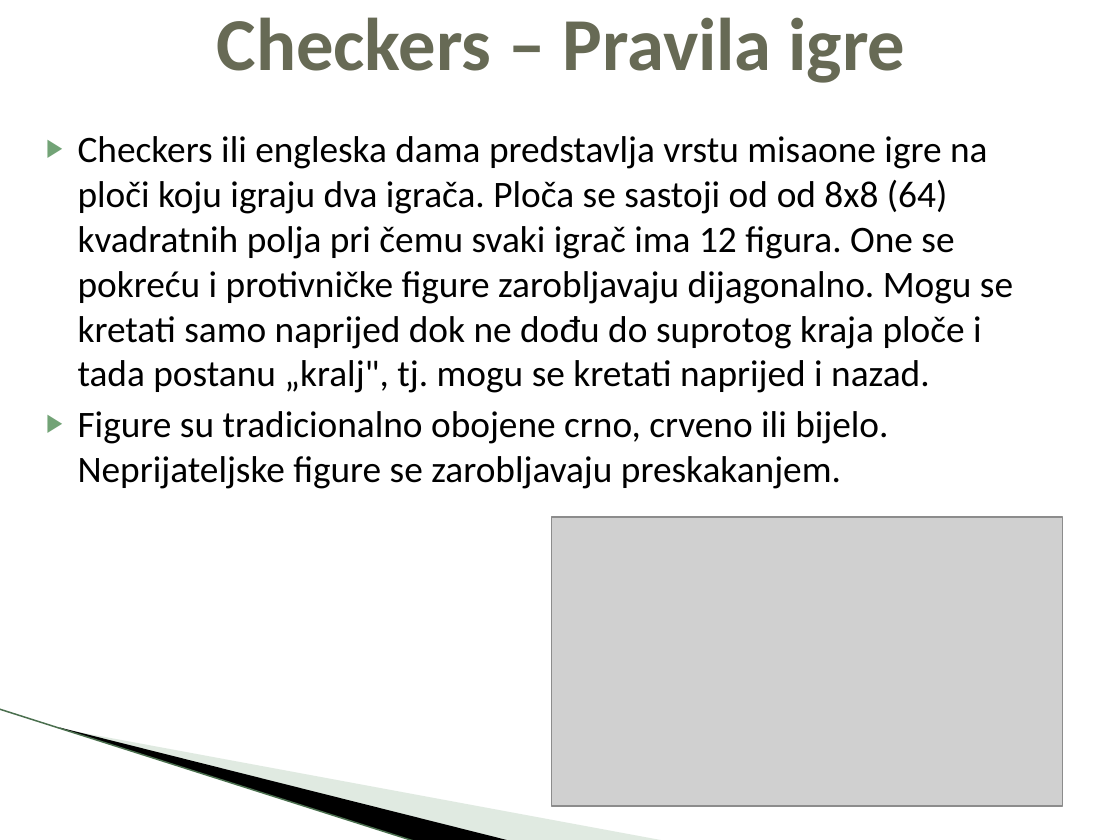
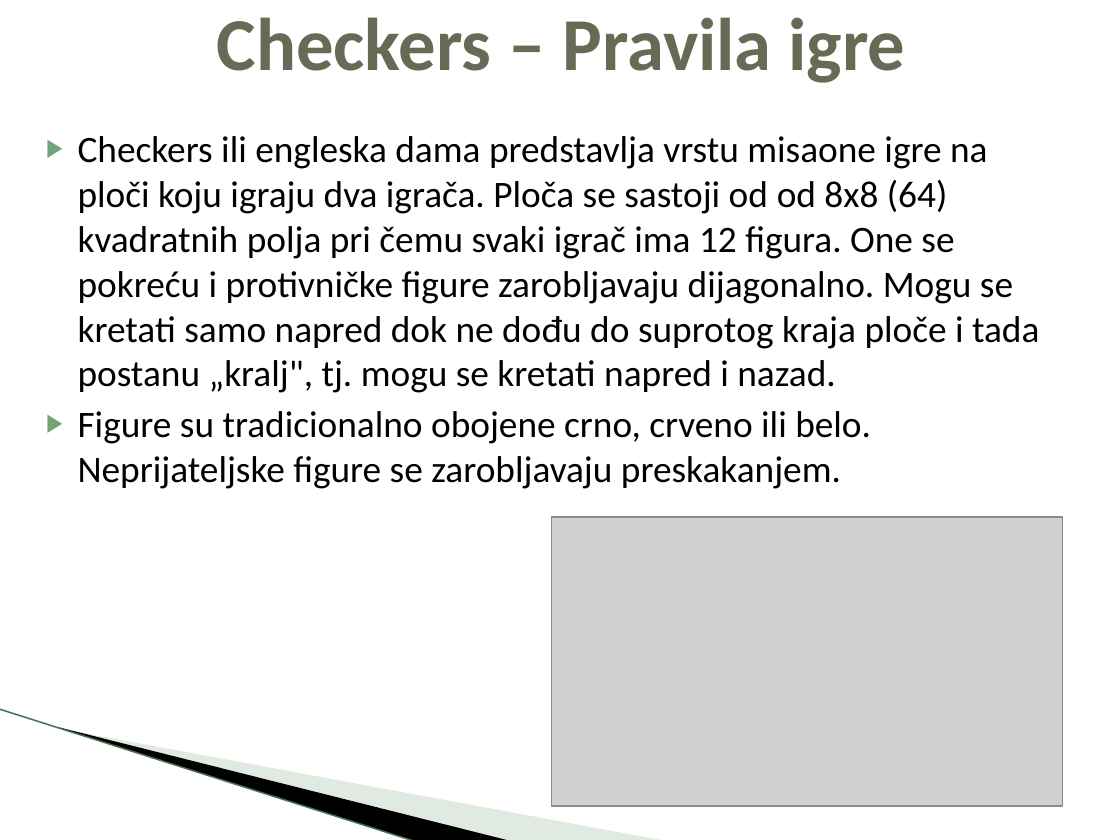
Before and after one commit to boimw/checkers, a slide deck: slide 2 of Projekat-Checkers.pptx. Drawn at 1120x840 pixels with LibreOffice and Linux fonts; fonts in the diff are those of the drawing; grey boxes stand for pictures; background and template pictures are left out. Boxes give left, top, right and bottom in pixels: in the first picture for what was removed or moved away, otherwise in the second. Text is boxed around its words. In the diff, an @@ line names an element or a change of style, - is before the commit and + after.

```diff
--- a/Projekat-Checkers.pptx
+++ b/Projekat-Checkers.pptx
@@ text at bbox=[78, 136, 1039, 489]: text changed @@
-▶ Checkers ili engleska dama predstavlja vrstu misaone igre na ploči koju igraju dva igrača. Ploča se sastoji od od 8x8 (64) kvadratnih polja pri čemu svaki igrač ima 12 figura. One se pokreću i protivničke figure zarobljavaju dijagonalno. Mogu se kretati samo naprijed dok ne dođu do suprotog kraja ploče i tada postanu „kralj", tj. mogu se kretati naprijed i nazad.
-▶ Figure su tradicionalno obojene crno, crveno ili bijelo. Neprijateljske figure se zarobljavaju preskakanjem.
+▶ Checkers ili engleska dama predstavlja vrstu misaone igre na ploči koju igraju dva igrača. Ploča se sastoji od od 8x8 (64) kvadratnih polja pri čemu svaki igrač ima 12 figura. One se pokreću i protivničke figure zarobljavaju dijagonalno. Mogu se kretati samo napred dok ne dođu do suprotog kraja ploče i tada postanu „kralj", tj. mogu se kretati napred i nazad.
+▶ Figure su tradicionalno obojene crno, crveno ili belo. Neprijateljske figure se zarobljavaju preskakanjem.
```
Also in this commit, not shown: 7 other slides changed, 12 slides added, 3 slides removed, 15 other files.
